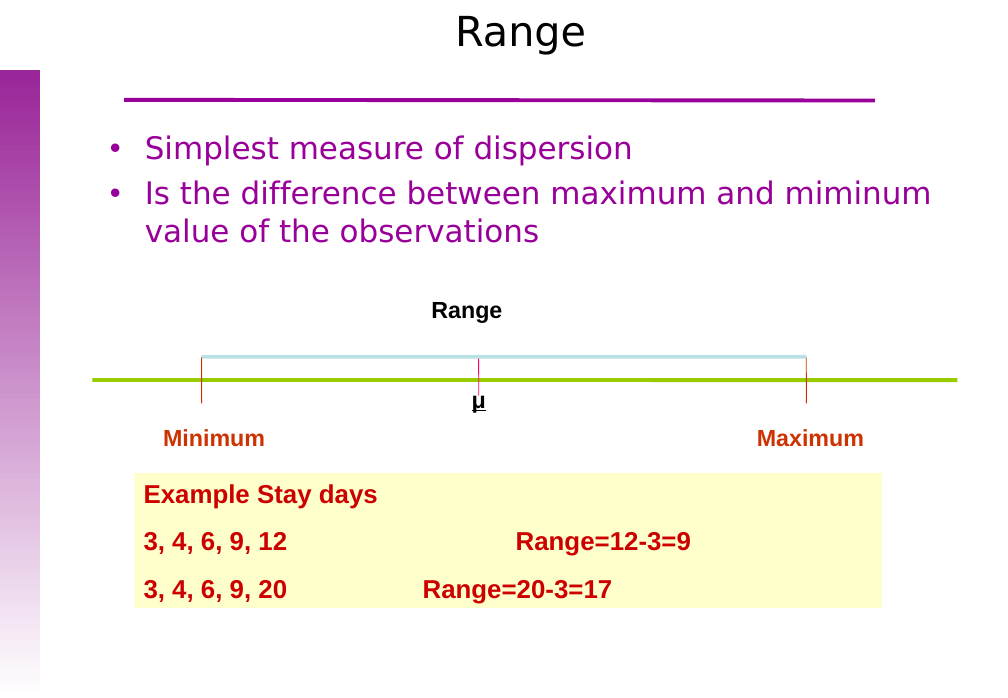
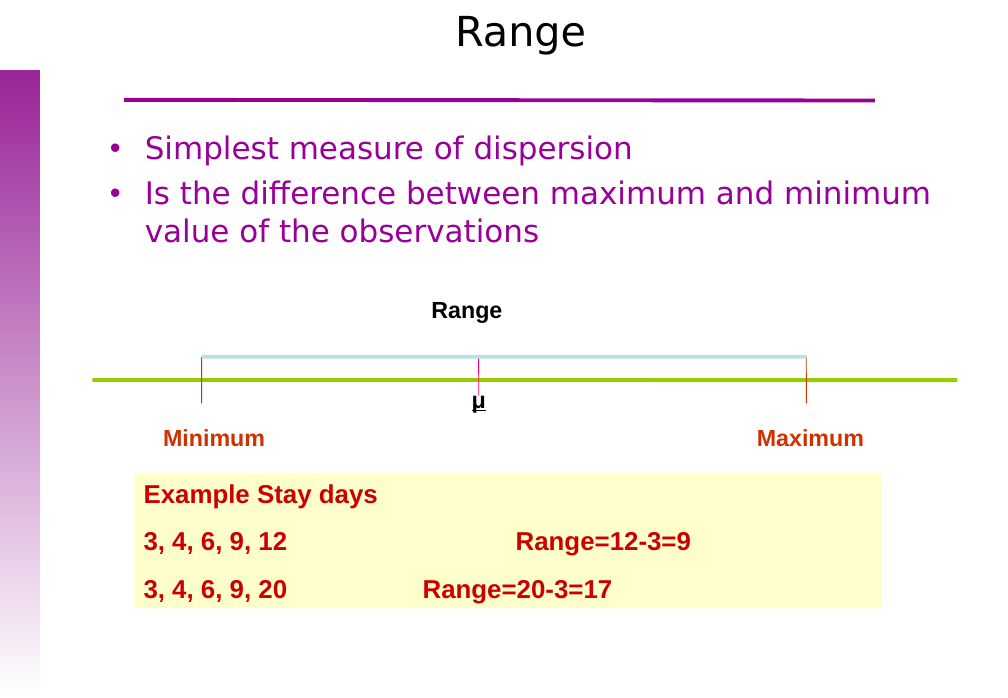
Before and after one commit to uebvhir/Course_Basic_Statistics-VHIO-2019, a slide deck: slide 23 of Sessio_2/EBB_2018_Session_2_Descriptive_analysis.ppt. Drawn at 1008x698 pixels with LibreOffice and Linux fonts; fonts in the diff are those of the drawing; background and template pictures are left out. Boxes give left, top, right and bottom in pixels: in the first picture for what was removed or moved away, otherwise in the second. Text is boxed around its words. In the diff, an @@ line names an element or a change of style, - is before the commit and + after.

```diff
--- a/Sessio_2/EBB_2018_Session_2_Descriptive_analysis.ppt
+++ b/Sessio_2/EBB_2018_Session_2_Descriptive_analysis.ppt
@@ text at (145, 180, 931, 243): text changed @@
-• Is the difference between maximum and miminum value of the observations
+• Is the difference between maximum and minimum value of the observations
```
Also in this commit, not shown: 21 other slides changed, 1 slide added, 1 slide removed, 1 other file.
